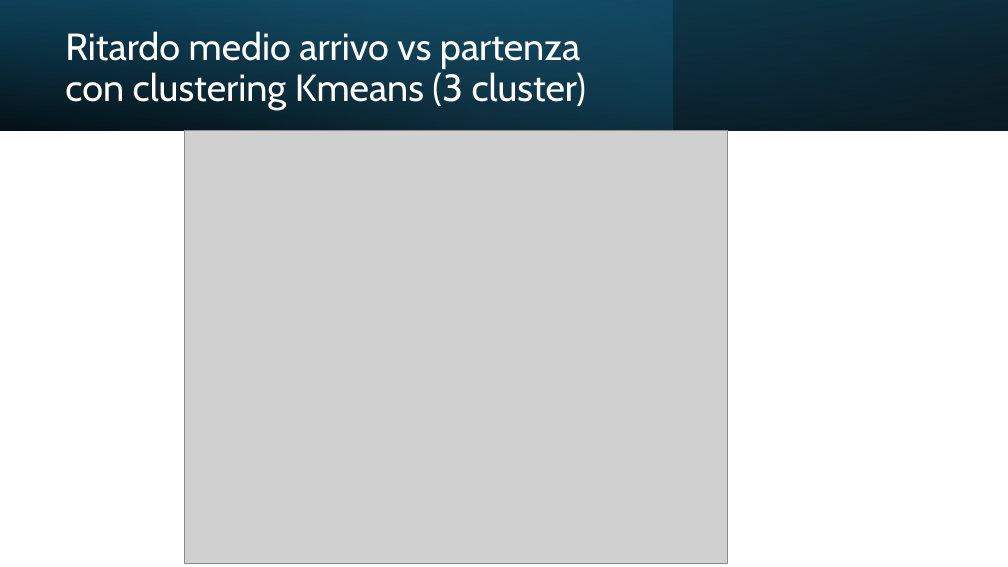
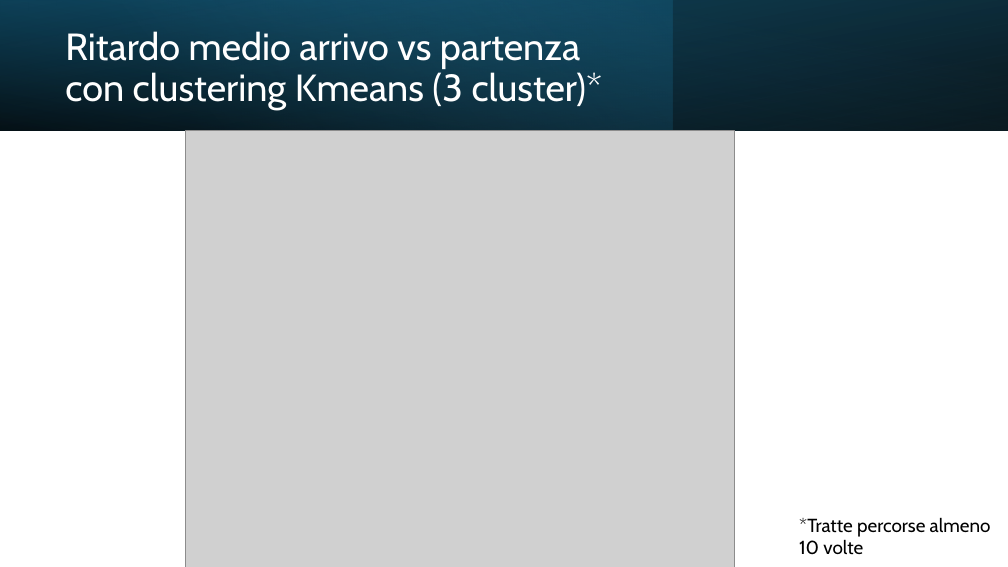
Before and after one commit to AndreaSpolaor/AnalisiTrafficoFerroviario, a slide deck: slide 18 of Analisi del trasporto ferroviario italiano.pptx (slide 17 before the commit). Drawn at 1008x567 pixels with LibreOffice and Linux fonts; fonts in the diff are those of the drawing; grey boxes stand for pictures. Boxes give left, top, right and bottom in pixels: in the first picture for what was removed or moved away, otherwise in the second. Text is boxed around its words. In the diff, an @@ line names an element or a change of style, - is before the commit and + after.

```diff
--- a/Analisi del trasporto ferroviario italiano.pptx
+++ b/Analisi del trasporto ferroviario italiano.pptx
@@ title at (65, 31, 603, 110): text changed @@
-Ritardo medio arrivo vs partenza con clustering Kmeans (3 cluster)
+Ritardo medio arrivo vs partenza con clustering Kmeans (3 cluster)*
@@ picture: place and size @@
-picture at (185, 130, 728, 563)
+picture at (186, 130, 734, 567)
@@ text added at (799, 517, 991, 555), 18 pt, text #000000 @@
+*Tratte percorse almeno 10 volte
```
Also in this commit, not shown: 8 other slides changed, 1 slide added, 2 other files.
